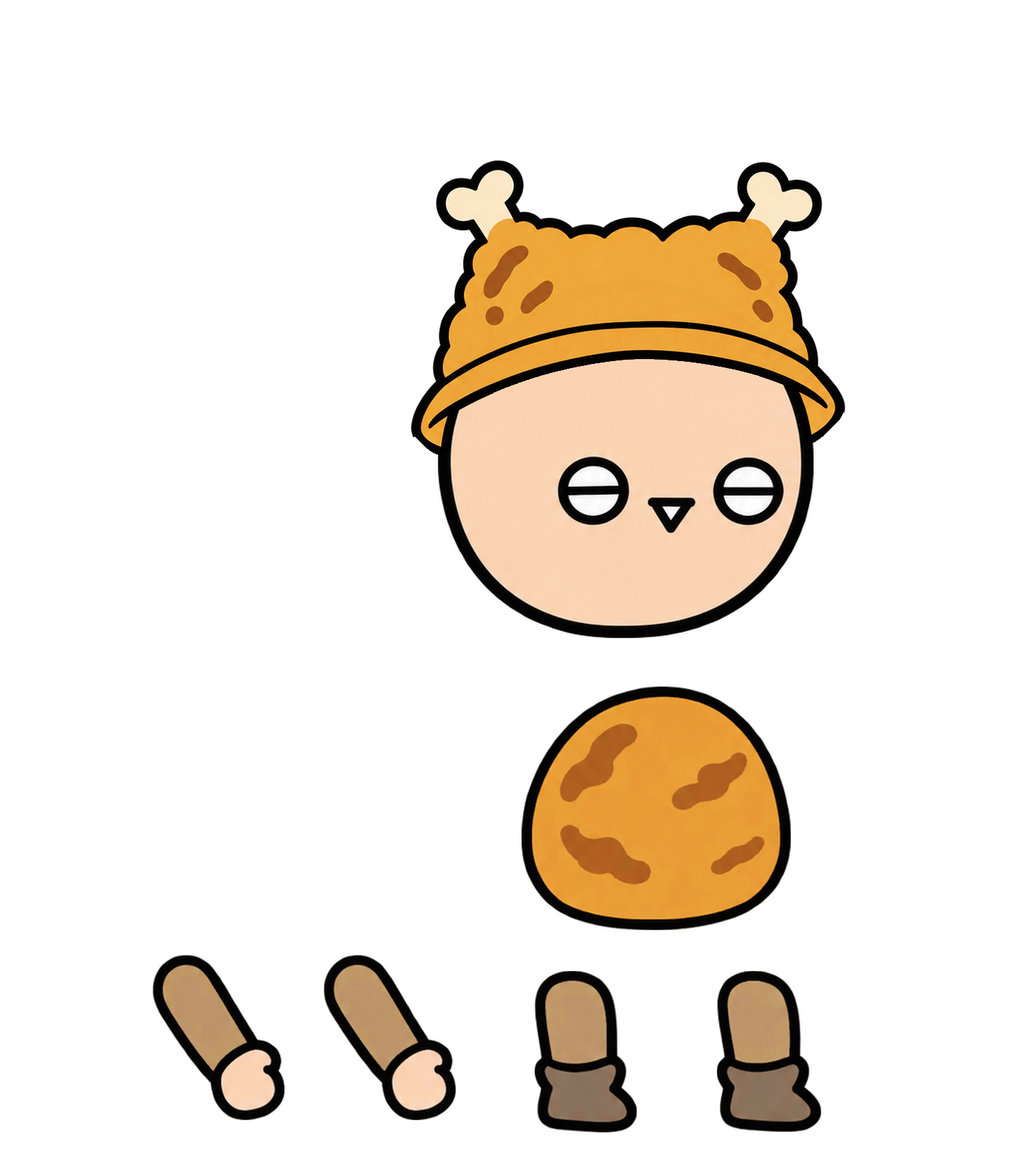
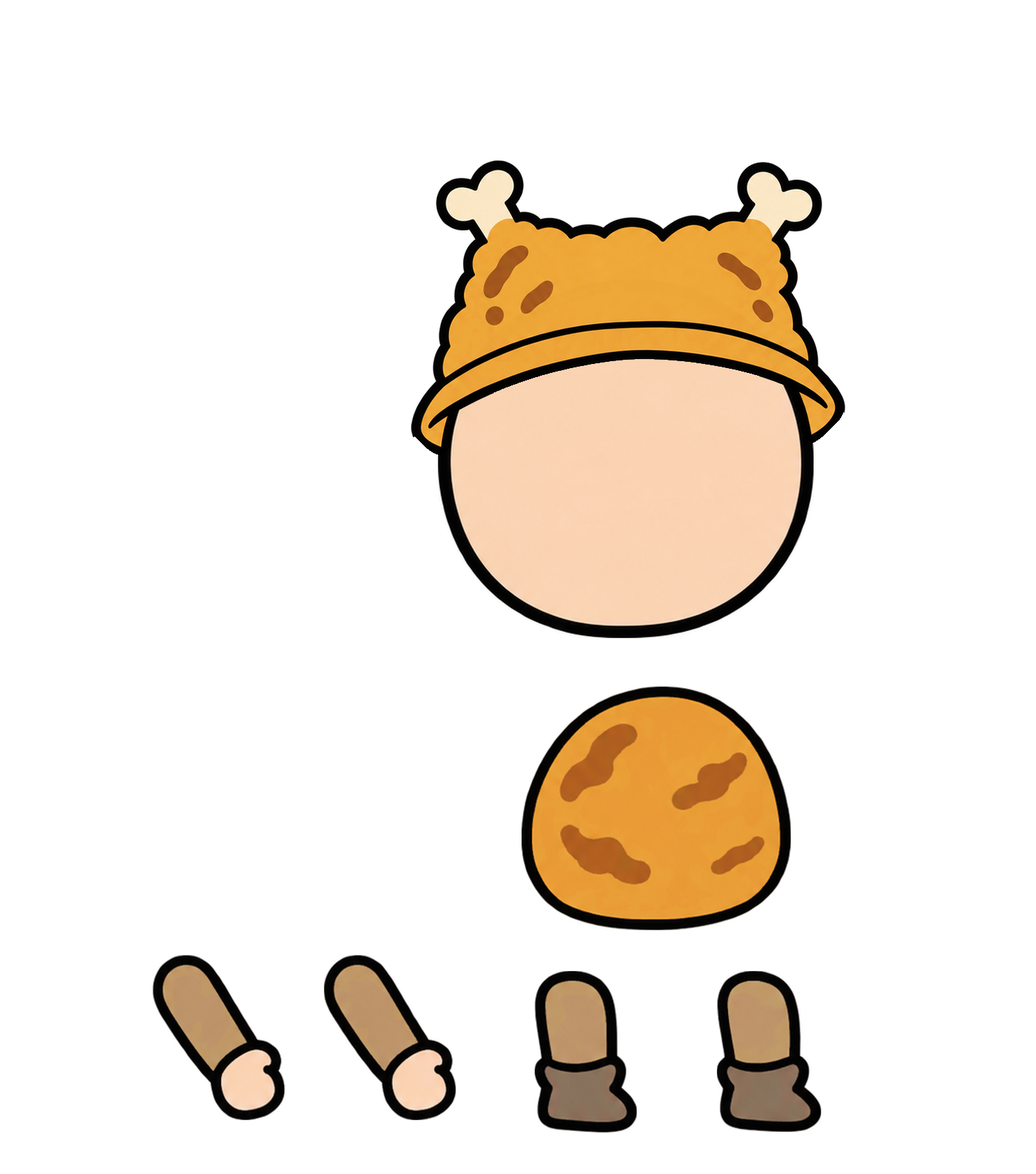
Two versions of the same layered image (w=1036, h=1174). Layer-by-layer changes:
painted on "머리" over [549, 442, 801, 553]
